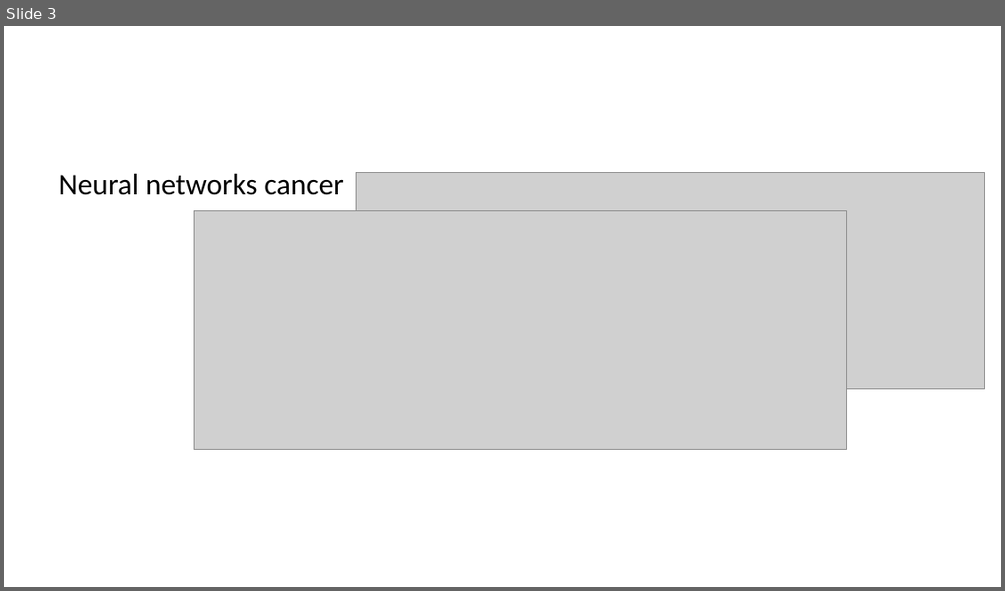
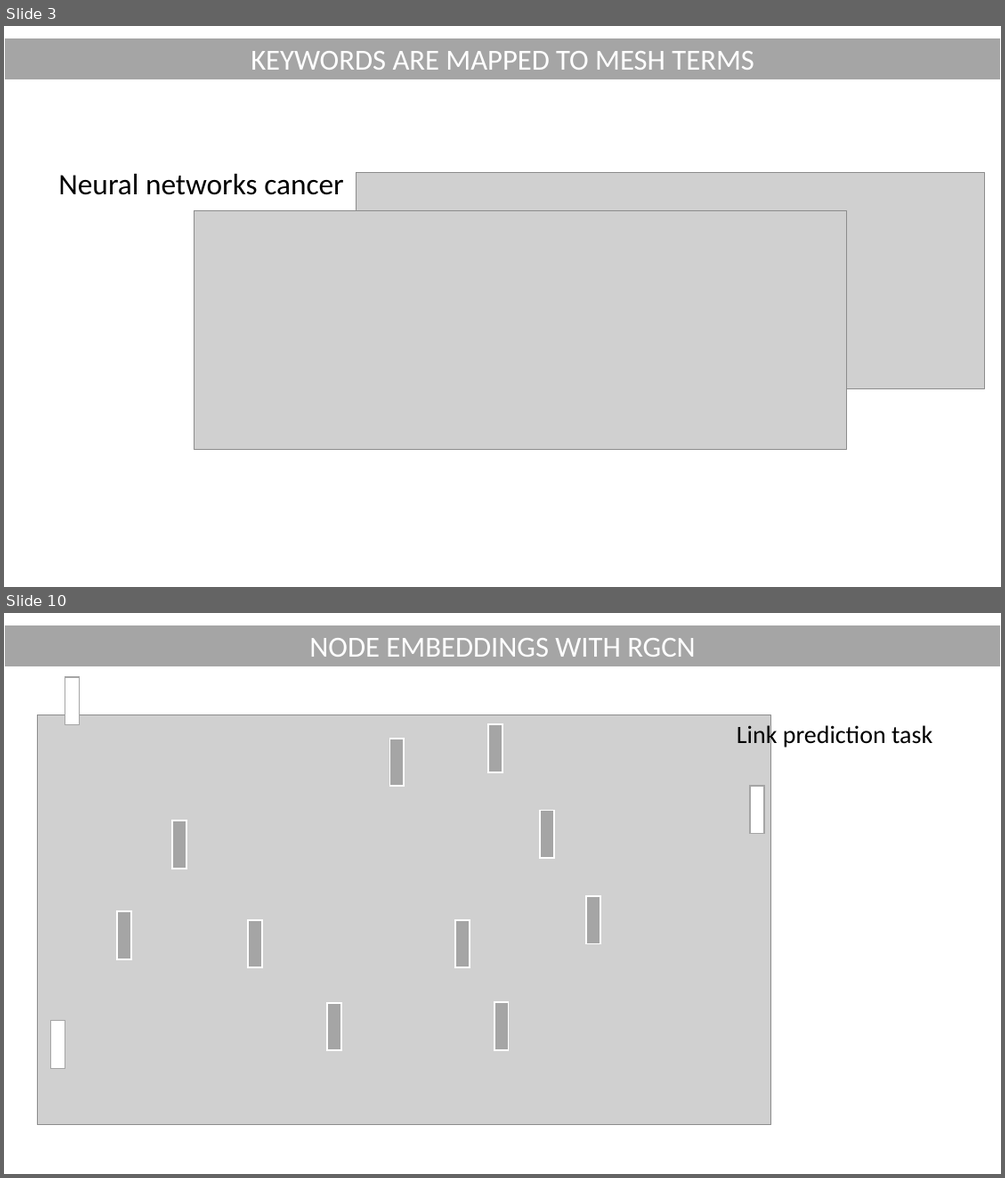
Before and after one commit to ggonzalezp/pubmedkg_recommender, a slide deck: presentation_pubmedkg.pptx. Shown one above the other, each under a label of ours: slide 3 before the commit, slides 3 and 10 after it; the slides between them are not shown. The pictures are 1005x591 and 1005x1178 pixels, drawn with LibreOffice and Linux fonts; fonts in the diff are those of the drawing; grey boxes stand for pictures. Boxes give left, top, right and bottom in pixels: in the first picture for what was removed or moved away, otherwise in the second. Text is boxed around its words. In the diff, an @@ line names an element or a change of style, - is before the commit and + after.

```diff
--- a/presentation_pubmedkg.pptx
+++ b/presentation_pubmedkg.pptx
@@ slide 10 added at (x1=4, y1=613, x2=1001, y2=1174), background #FFFFFF @@
@@ rectangle added at (x1=4, y1=625, x2=1001, y2=666), fill #A5A5A5, outline #FFFFFF 1.5 pt, 28 pt, text #FFFFFF @@
+NODE EMBEDDINGS WITH RGCN
@@ rectangle added at (x1=65, y1=677, x2=80, y2=724), fill #FFFFFF, outline #A5A5A5 1 pt @@
@@ picture added at (x1=38, y1=715, x2=771, y2=1126) @@
@@ rectangle added at (x1=390, y1=738, x2=404, y2=785), fill #A5A5A5, outline #FFFFFF 1.5 pt @@
@@ rectangle added at (x1=488, y1=724, x2=502, y2=771), fill #A5A5A5, outline #FFFFFF 1.5 pt @@
@@ text added at (x1=736, y1=722, x2=932, y2=749), 24 pt, text #000000 @@
+Link prediction task
@@ rectangle added at (x1=751, y1=786, x2=764, y2=833), fill #FFFFFF, outline #A5A5A5 1 pt @@
@@ rectangle added at (x1=172, y1=821, x2=186, y2=868), fill #A5A5A5, outline #FFFFFF 1.5 pt @@
@@ rectangle added at (x1=540, y1=811, x2=554, y2=858), fill #A5A5A5, outline #FFFFFF 1.5 pt @@
@@ rectangle added at (x1=587, y1=896, x2=600, y2=943), fill #A5A5A5, outline #FFFFFF 1.5 pt @@
@@ rectangle added at (x1=118, y1=911, x2=132, y2=958), fill #A5A5A5, outline #FFFFFF 1.5 pt @@
@@ rectangle added at (x1=248, y1=919, x2=262, y2=966), fill #A5A5A5, outline #FFFFFF 1.5 pt @@
@@ rectangle added at (x1=455, y1=919, x2=469, y2=966), fill #A5A5A5, outline #FFFFFF 1.5 pt @@
@@ rectangle added at (x1=328, y1=1003, x2=342, y2=1050), fill #A5A5A5, outline #FFFFFF 1.5 pt @@
@@ rectangle added at (x1=494, y1=1003, x2=509, y2=1050), fill #A5A5A5, outline #FFFFFF 1.5 pt @@
@@ rectangle added at (x1=51, y1=1021, x2=65, y2=1068), fill #FFFFFF, outline #A5A5A5 1 pt @@
@@ slide 3 changed as well @@
@@ rectangle added at (x1=4, y1=38, x2=1001, y2=79), fill #A5A5A5, outline #FFFFFF 1.5 pt, 28 pt, text #FFFFFF @@
+KEYWORDS ARE MAPPED TO MESH TERMS
```
Also in this commit, not shown: 1 other slide changed, 8 other slides added, 6 slides removed, 3 other files.
